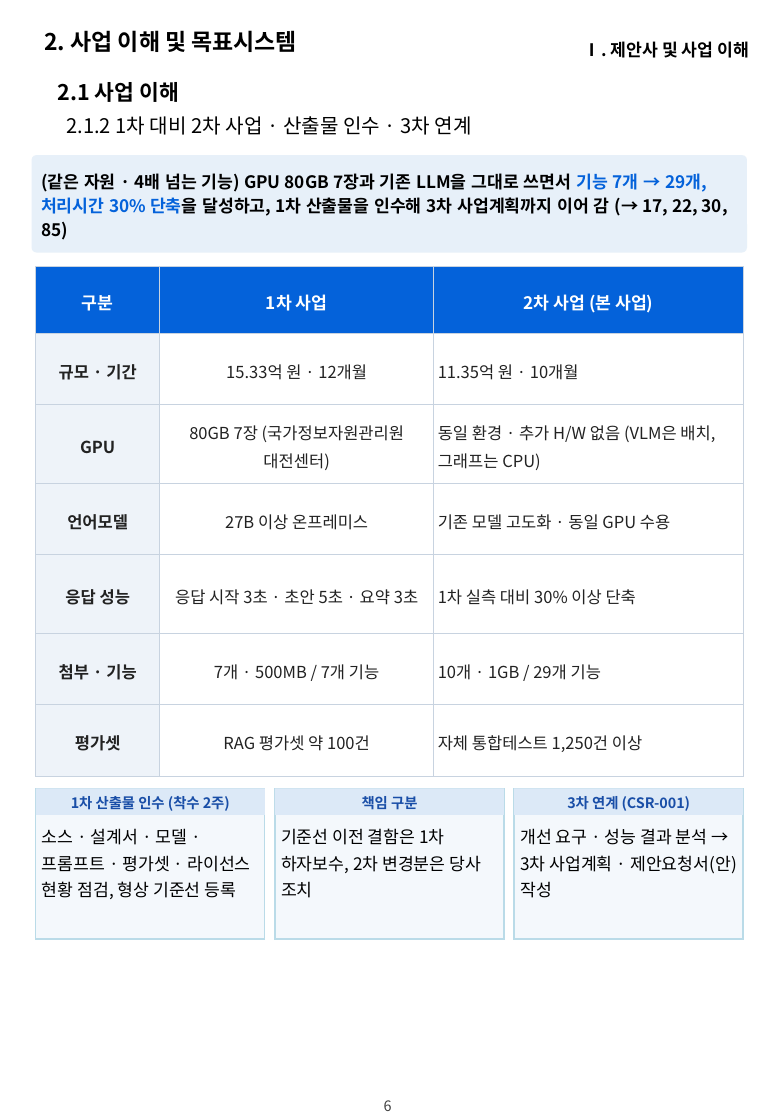
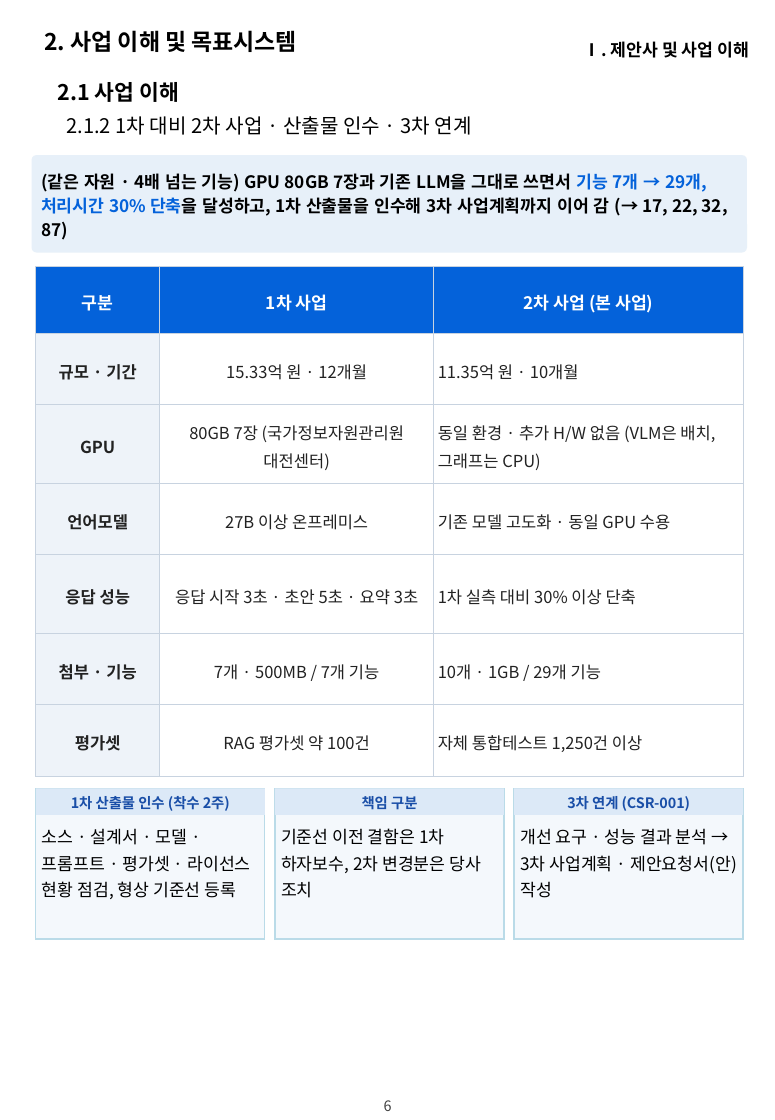
Before and after one commit to hwangsteeve-tech/hbjw, a slide deck: slide 6 of proposals/2026-11_nlrc-ai-labor-commission/nlrc_제안요약서.pptx. Drawn at 775x1120 pixels with LibreOffice and Linux fonts; fonts in the diff are those of the drawing; background and template pictures are left out. Boxes give left, top, right and bottom in pixels: in the first picture for what was removed or moved away, otherwise in the second. Text is boxed around its words. In the diff, an @@ line names an element or a change of style, - is before the commit and + after.

```diff
--- a/proposals/2026-11_nlrc-ai-labor-commission/nlrc_제안요약서.pptx
+++ b/proposals/2026-11_nlrc-ai-labor-commission/nlrc_제안요약서.pptx
@@ text in rounded rectangle at (x1=41, y1=173, x2=728, y2=240): text changed @@
-(같은 자원 · 4배 넘는 기능) GPU 80GB 7장과 기존 LLM을 그대로 쓰면서 기능 7개 → 29개, 처리시간 30% 단축을 달성하고, 1차 산출물을 인수해 3차 사업계획까지 이어 감 (→ 17, 22, 30, 85)
+(같은 자원 · 4배 넘는 기능) GPU 80GB 7장과 기존 LLM을 그대로 쓰면서 기능 7개 → 29개, 처리시간 30% 단축을 달성하고, 1차 산출물을 인수해 3차 사업계획까지 이어 감 (→ 17, 22, 32, 87)
```
Also in this commit, not shown: 9 other slides changed, 1 slide added, 12 other files.
